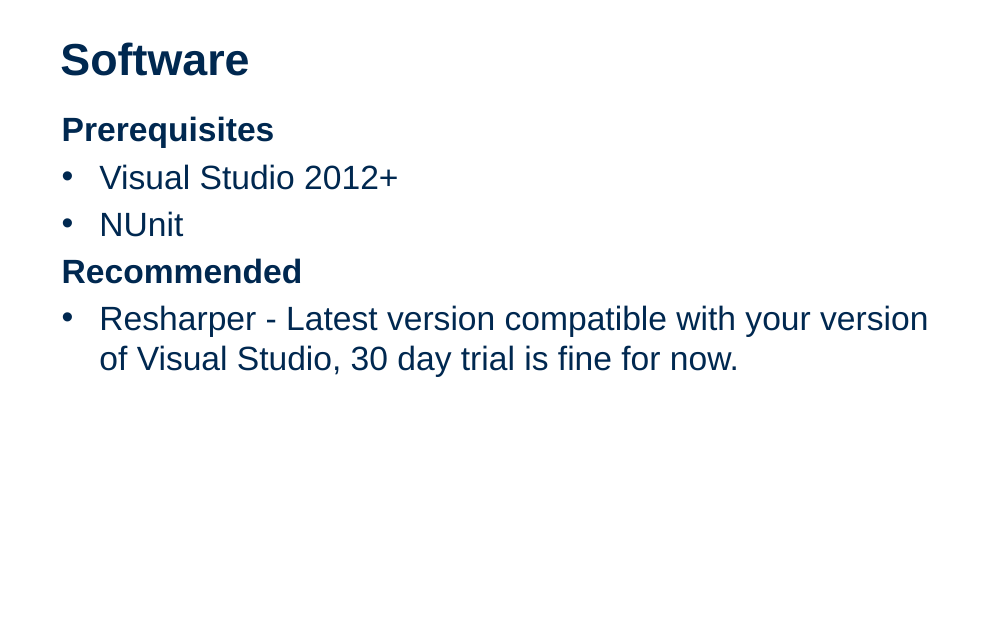
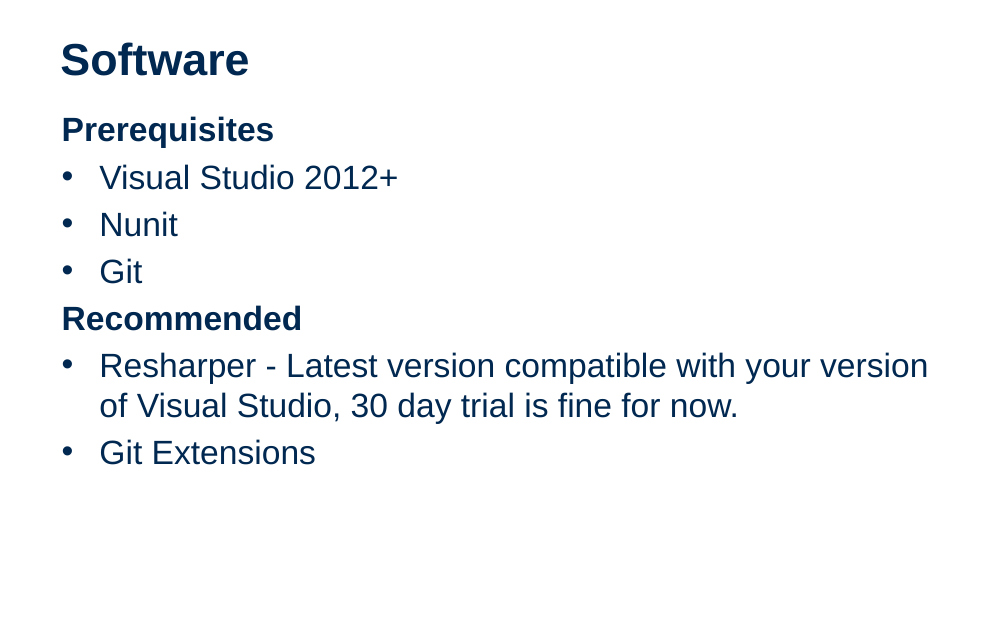
Before and after one commit to EntelectCodeDojo/Testing, a slide deck: slide 3 of CodeDojo-UnitTesting.pptx (slide 5 before the commit). Drawn at 1008x630 pixels with LibreOffice and Linux fonts; fonts in the diff are those of the drawing; background and template pictures are left out. Boxes give left, top, right and bottom in pixels: in the first picture for what was removed or moved away, otherwise in the second. Text is boxed around its words. In the diff, an @@ line names an element or a change of style, - is before the commit and + after.

```diff
--- a/CodeDojo-UnitTesting.pptx
+++ b/CodeDojo-UnitTesting.pptx
@@ text at box(99, 211, 177, 284): text changed @@
-• NUnit
+• Nunit
+• Git
@@ text at box(99, 439, 316, 465): paragraph added @@
+• Git Extensions
```
Also in this commit, not shown: 3 other slides changed, 5 slides added, 2 slides removed.
